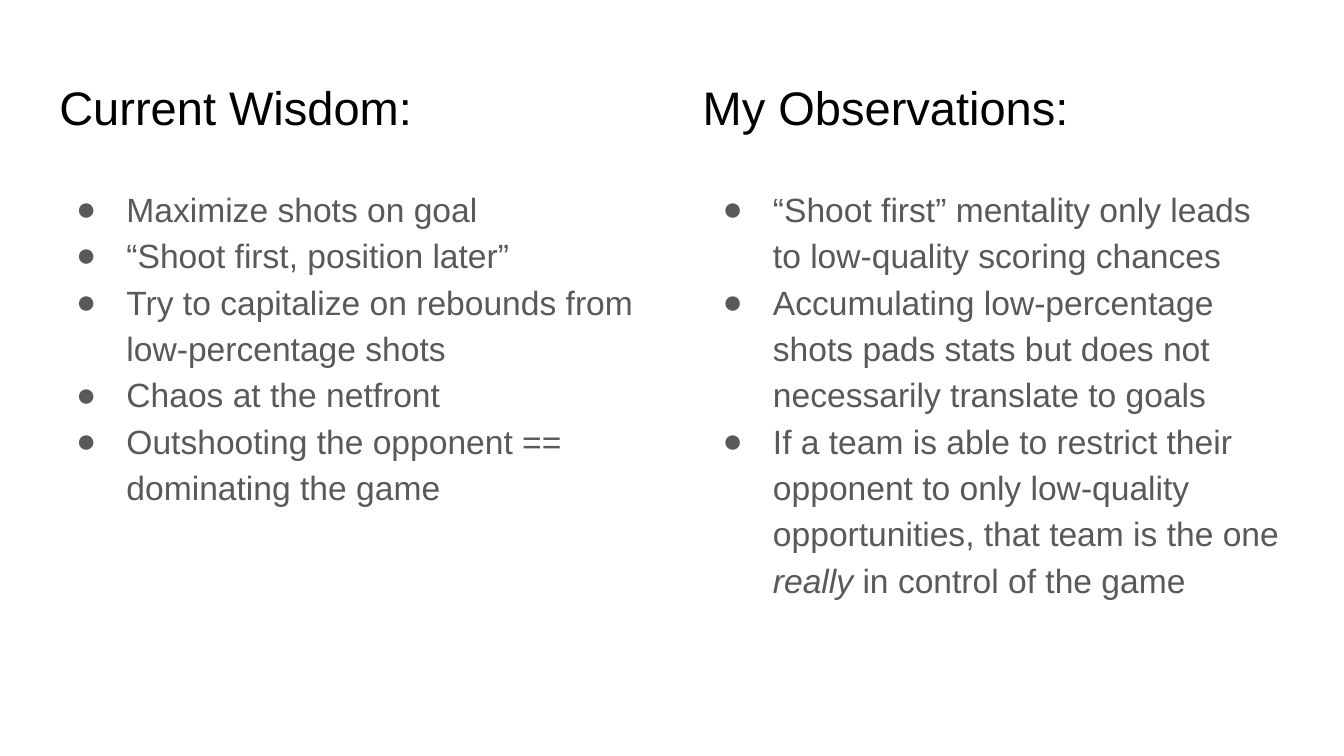
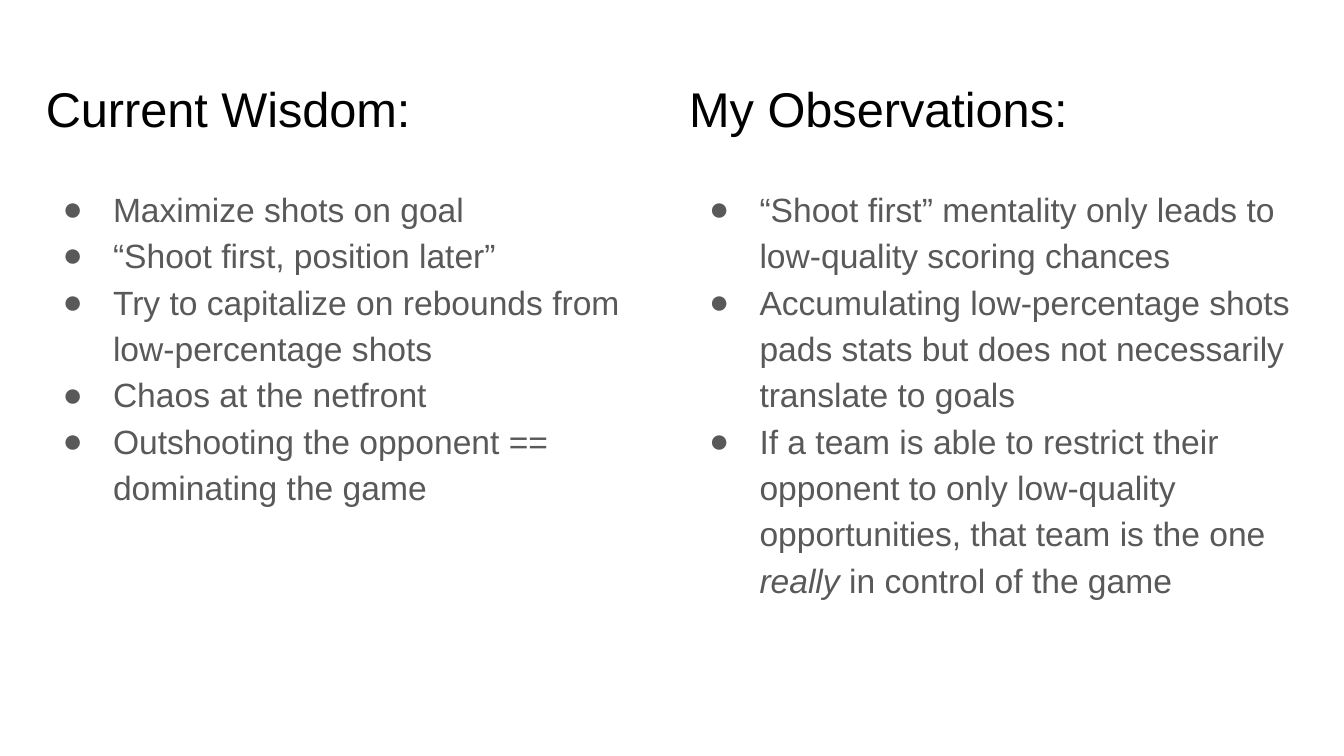
Before and after one commit to rocky-horror/shots-on-goal-data-analysis, a slide deck: slide 2 of PRES.pptx. Drawn at 1344x756 pixels with LibreOffice and Linux fonts; fonts in the diff are those of the drawing. Boxes give left, top, right and bottom in pixels: in the first picture for what was removed or moved away, otherwise in the second. Text is boxed around its words. In the diff, an @@ line names an element or a change of style, - is before the commit and + after.

```diff
--- a/PRES.pptx
+++ b/PRES.pptx
@@ title "Current Wisdom:" at (46,91,410,128): size 25.2 to 26 pt @@
@@ title "My Observations:" at (689,91,1068,136): size 25.2 to 26 pt @@
@@ text "Maximize shots on goal": place and size @@
-text "Maximize shots on goal" at (126,197,633,506)
+text "Maximize shots on goal" at (113,197,619,506)
@@ text "“Shoot first” mentality only leads ..." rewrapped from (773,197,1279,599) to (760,197,1289,599) @@
```
Also in this commit, not shown: 13 other slides changed, 1 slide added, 2 other files.
